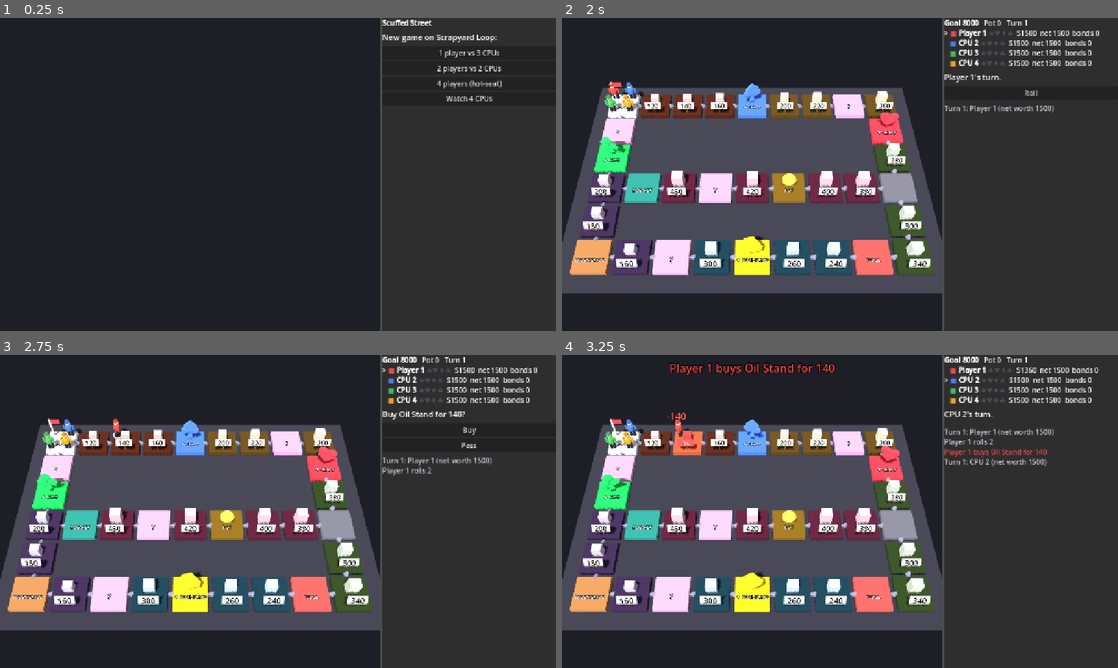
Above: before the commit, frames 1-4 (two rows, left to right).
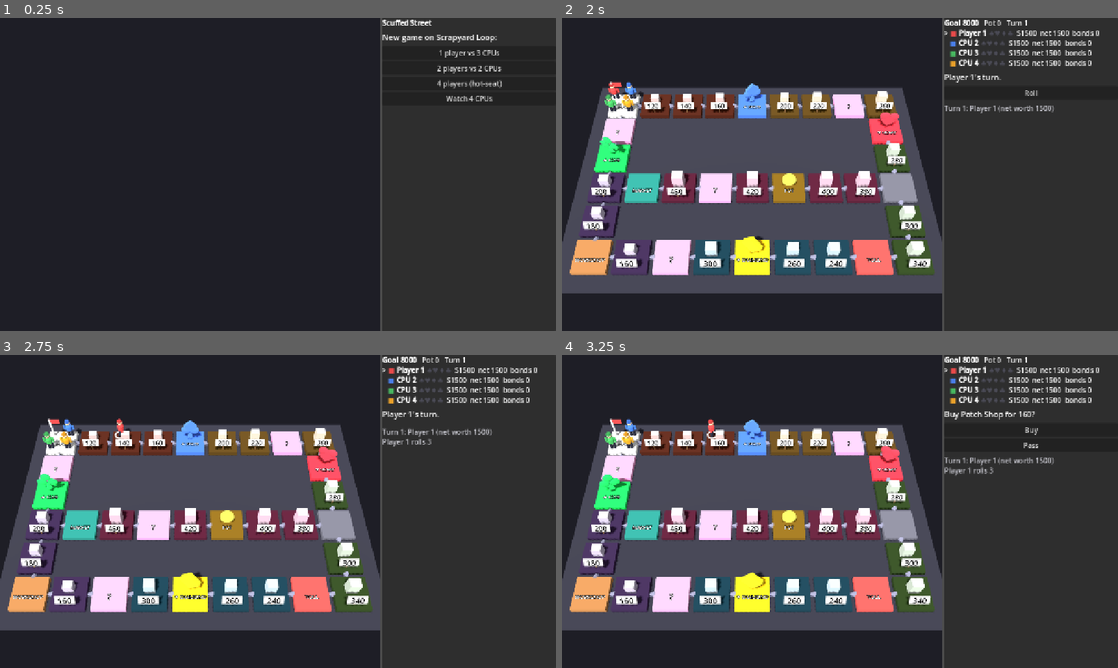
Above: after the commit, the same moments.

Repository: FuzzynessUK/ScuffedStreet
Game: Godot game, scene res://scenes/main.tscn
The game is run twice, just before and just after one commit, with the same random seed, the same clock (stepped at 60 frames per second) and the same inputs.
Inputs (mouse positions are in pixels of both pictures, inside the frame that each line leads up to):
- Up to frame 1 (0.25 s): no input
- Up to frame 2 (2 s): click "1 player vs 3 CPUs" at 0.5 s; click "Done" at 1.25 s
- Up to frame 3 (2.75 s): click "Roll" at 2 s
- Up to frame 4 (3.25 s): click (1029, 430) at 2.75 s, where only the run before the commit has a clickable "Buy"

Frames 1-2 are identical in both runs. In frame 3, 1.0% of the frame differs, in the area x 20-89%, y 17-39%; in frame 4, 2.6%, in the area x 12-97%, y 2-39%.

Commit message:
Scrap Heap: 8x8, cards coloured by taker, patch bonuses
The heap is an 8x8 grid holding every Wildcard at least once plus random
repeats. Taken cards stay face up in the taker's colour; taking a card next
to your own (up/down/left/right) pays 40 for each card in the patch after
the first. Free slots show the bonus they would pay; CPUs pick the slot that
grows their biggest patch.

Co-Authored-By: Claude Opus 5.5 <noreply@anthropic.com>

Diff:
--- a/scripts/core/cpu.gd
+++ b/scripts/core/cpu.gd
@@ -82,3 +82,17 @@
 	var count := mini(GameState.MAX_BOND_TRADE, (p.cash - res * 2) / price)
 	if count >= 1:
 		g.buy_bonds(p, best_block, count)
+
+
+## Scrap Heap slot: the one that makes its biggest patch (random among ties).
+static func pick_heap_slot(g: GameState, p: PlayerState) -> int:
+	var best: Array[int] = []
+	var best_size := 0
+	for s in g.heap_slots_left():
+		var size := g.patch_size(s, p.index)
+		if size > best_size:
+			best_size = size
+			best = [s]
+		elif size == best_size:
+			best.append(s)
+	return best[g.rng.randi() % best.size()]
--- a/scripts/core/game_state.gd
+++ b/scripts/core/game_state.gd
@@ -22,6 +22,9 @@
 const MAX_BOND_TRADE := 20
 const BIG_BOND_TRADE := 10
 const BOND_PRESSURE := 0.10
+const HEAP_COLS := 8
+const HEAP_ROWS := 8
+const PATCH_BONUS := 40  # per card in the patch beyond the first
 
 var board: Board
 var players: Array[PlayerState] = []
@@ -36,7 +39,8 @@
 var game_over := false
 var events: Array[Dictionary] = []
 var rng := RandomNumberGenerator.new()
-var heap: Array[int] = []  # Scrap Heap: a Wildcard id per slot, -1 once taken
+var heap: Array[int] = []        # Scrap Heap: the Wildcard id in each slot
+var heap_owner: Array[int] = []  # who took each slot, -1 while face down
 
 
 func setup(p_board: Board, names: Array, cpu: Array = [], seed := -1) -> void:
@@ -430,26 +434,41 @@
 
 
 # --- Scrap Heap -----------------------------------------------------------
+# A HEAP_COLS x HEAP_ROWS grid of face-down Wildcards: every card at least
+# once, the rest random repeats. A taken slot keeps its card and records who
+# took it; joining your own earlier cards (up/down/left/right) pays a patch
+# bonus. The heap reshuffles once every slot is taken.
 
 func _refill_heap() -> void:
-	heap.clear()
+	var deck: Array[int] = []
 	for i in Wildcards.CARDS.size():
-		heap.append(i)
-	for i in range(heap.size() - 1, 0, -1):
+		deck.append(i)
+	while deck.size() < HEAP_COLS * HEAP_ROWS:
+		deck.append(rng.randi_range(0, Wildcards.CARDS.size() - 1))
+	for i in range(deck.size() - 1, 0, -1):
 		var j := rng.randi_range(0, i)
-		var t := heap[i]
-		heap[i] = heap[j]
-		heap[j] = t
-
-
-## Takes the card in `slot`; the heap refills once every card has been taken.
+		var t := deck[i]
+		deck[i] = deck[j]
+		deck[j] = t
+	heap = deck
+	heap_owner.clear()
+	heap_owner.resize(deck.size())
+	heap_owner.fill(-1)
+
+
+## The current player takes the card in `slot`, earning any patch bonus.
 func take_from_heap(slot: int) -> int:
+	assert(heap_owner[slot] < 0, "slot already taken")
+	var p := current_player()
 	var id := heap[slot]
-	assert(id >= 0, "slot already taken")
-	heap[slot] = -1
-	_note("%s turns over card %d of the Scrap Heap" % [current_player().name, slot + 1],
-			"info", current)
-	if heap.all(func(c): return c < 0):
+	heap_owner[slot] = p.index
+	_note("%s turns over a card in the Scrap Heap" % p.name, "info", current)
+	var bonus := patch_bonus(patch_size(slot, p.index))
+	if bonus > 0:
+		p.cash += bonus
+		_note("%s's patch of %d cards pays %d" % [p.name, patch_size(slot, p.index), bonus],
+				"gain", p.index)
+	if heap_slots_left().is_empty():
 		_refill_heap()
 		_note("The Scrap Heap is reshuffled", "info")
 	return id
@@ -457,9 +476,42 @@
 
 func heap_slots_left() -> Array[int]:
 	var out: Array[int] = []
-	for i in heap.size():
-		if heap[i] >= 0:
+	for i in heap_owner.size():
+		if heap_owner[i] < 0:
 			out.append(i)
+	return out
+
+
+func patch_bonus(size: int) -> int:
+	return PATCH_BONUS * maxi(0, size - 1)
+
+
+## Size of the patch `slot` belongs to (or would join) for `owner`: the slot
+## plus every card of theirs connected to it up, down, left or right.
+func patch_size(slot: int, owner: int) -> int:
+	var seen := {slot: true}
+	var stack: Array[int] = [slot]
+	while not stack.is_empty():
+		var s: int = stack.pop_back()
+		for n in heap_neighbours(s):
+			if not seen.has(n) and heap_owner[n] == owner:
+				seen[n] = true
+				stack.append(n)
+	return seen.size()
+
+
+func heap_neighbours(slot: int) -> Array[int]:
+	var out: Array[int] = []
+	var x := slot % HEAP_COLS
+	var y := slot / HEAP_COLS
+	if x > 0:
+		out.append(slot - 1)
+	if x < HEAP_COLS - 1:
+		out.append(slot + 1)
+	if y > 0:
+		out.append(slot - HEAP_COLS)
+	if y < HEAP_ROWS - 1:
+		out.append(slot + HEAP_COLS)
 	return out
 
 
--- a/scripts/ui/main.gd
+++ b/scripts/ui/main.gd
@@ -10,7 +10,6 @@
 const STEP_DELAY := 0.32
 const CPU_DELAY := 0.6
 const BOND_LOT := 5  # bonds per market button press
-const HEAP_COLUMNS := 5
 const HEAP_BACK := Color("#f29bd0")  # card backs: the Wildcard space colour
 const MARKET_HEADERS := ["Block", "Price", "This round", "Block value", "Holders", "Yours", "Worth"]
 const SETUPS := [
@@ -38,6 +37,7 @@
 var heap_panel: Control
 var heap_title: Label
 var heap_reveal: Label
+var heap_hint: Label
 var heap_buttons: Array[Button] = []
 var market_panel: Control
 var market_title: Label
@@ -150,17 +150,20 @@
 	heap_title.horizontal_alignment = HORIZONTAL_ALIGNMENT_CENTER
 	heap_title.add_theme_font_size_override("font_size", 20)
 	col.add_child(heap_title)
+	heap_hint = Label.new()
+	heap_hint.horizontal_alignment = HORIZONTAL_ALIGNMENT_CENTER
+	heap_hint.add_theme_font_size_override("font_size", 13)
+	heap_hint.add_theme_color_override("font_color", Color("#c9a6bd"))
+	col.add_child(heap_hint)
 	var grid := GridContainer.new()
-	grid.columns = HEAP_COLUMNS
-	grid.add_theme_constant_override("h_separation", 8)
-	grid.add_theme_constant_override("v_separation", 8)
+	grid.columns = GameState.HEAP_COLS
+	grid.add_theme_constant_override("h_separation", 5)
+	grid.add_theme_constant_override("v_separation", 5)
 	col.add_child(grid)
-	for i in Wildcards.CARDS.size():
+	for i in GameState.HEAP_COLS * GameState.HEAP_ROWS:
 		var b := Button.new()
-		b.custom_minimum_size = Vector2(96, 72)
-		b.add_theme_font_size_override("font_size", 15)
-		for c in ["font_color", "font_hover_color", "font_pressed_color", "font_disabled_color"]:
-			b.add_theme_color_override(c, Color("#3a1030"))
+		b.custom_minimum_size = Vector2(84, 50)
+		b.add_theme_font_size_override("font_size", 13)
 		b.autowrap_mode = TextServer.AUTOWRAP_WORD_SMART
 		b.pressed.connect(func(): heap_picked.emit(i))
 		grid.add_child(b)
@@ -311,7 +314,7 @@
 	var id := game.take_from_heap(slot)
 	var c := Wildcards.card(id)
 	heap_buttons[slot].text = c.name
-	_style_card(heap_buttons[slot], "face")
+	_style_card(heap_buttons[slot], "face", BoardView.PLAYER_COLORS[p.index])
 	heap_reveal.text = "%s\n%s" % [c.name.to_upper(), c.text]
 	await _ask(p, "%s drew %s." % [p.name, c.name], [["OK", true]], true)
 	heap_panel.visible = false
@@ -332,22 +335,31 @@
 func _pick_from_heap(p: PlayerState) -> int:
 	heap_panel.visible = true
 	heap_title.text = "%s: pick a card from the Scrap Heap" % p.name
+	heap_hint.text = "Cards next to your own (up, down, left, right) pay %d for each card in the patch after the first." % GameState.PATCH_BONUS
 	heap_reveal.text = ""
 	for i in heap_buttons.size():
 		var b := heap_buttons[i]
-		var left := game.heap[i] >= 0
-		b.text = "?" if left else ""
-		b.disabled = not left or p.is_cpu
-		_style_card(b, "back" if left else "taken")
+		var owner := game.heap_owner[i]
+		b.disabled = owner >= 0 or p.is_cpu
+		b.tooltip_text = ""
+		if owner >= 0:
+			b.text = Wildcards.card(game.heap[i]).name
+			_style_card(b, "owned", BoardView.PLAYER_COLORS[owner])
+		else:
+			b.text = "?"
+			_style_card(b, "back")
+			var bonus := game.patch_bonus(game.patch_size(i, p.index))
+			if bonus > 0:
+				b.text = "?
++%d" % bonus
 	prompt_label.text = "Pick a card." if not p.is_cpu else "%s is picking a card..." % p.name
 	for c in buttons.get_children():
 		c.queue_free()
 	var slot: int
 	if p.is_cpu:
 		await _wait(CPU_DELAY)
-		var left := game.heap_slots_left()
-		slot = left[randi() % left.size()]
-		_style_card(heap_buttons[slot], "face")
+		slot = Cpu.pick_heap_slot(game, p)
+		_style_card(heap_buttons[slot], "face", BoardView.PLAYER_COLORS[p.index])
 		await _wait(CPU_DELAY)
 	else:
 		slot = await heap_picked
@@ -647,14 +659,17 @@
 	return KIND_COLORS.get(e.kind, KIND_COLORS.info)
 
 
-## Card looks: "back" (face down, pink), "face" (turned over, white), "taken" (gone).
-func _style_card(b: Button, look: String) -> void:
-	var fill: Color = {"back": HEAP_BACK, "face": Color("#fff8fc"), "taken": Color(1, 1, 1, 0.06)}[look]
+## Card looks: "back" (face down, pink), "face" (just turned over: white with
+## the taker's colour round it) and "owned" (taken earlier: the taker's colour).
+func _style_card(b: Button, look: String, player_color := HEAP_BACK) -> void:
+	var fill: Color = {"back": HEAP_BACK, "face": Color("#fff8fc"), "owned": player_color.darkened(0.15)}[look]
+	var text := Color.WHITE if look == "owned" else Color("#3a1030")
+	for c in ["font_color", "font_hover_color", "font_pressed_color", "font_disabled_color"]:
+		b.add_theme_color_override(c, text)
 	for state in ["normal", "hover", "pressed", "disabled", "focus"]:
 		var box := StyleBoxFlat.new()
 		box.bg_color = fill.lightened(0.15) if state == "hover" and look == "back" else fill
 		box.set_corner_radius_all(8)
-		if look != "taken":
-			box.set_border_width_all(2)
-			box.border_color = Color("#3a1030") if look == "back" else HEAP_BACK
+		box.set_border_width_all(2 if look != "face" else 4)
+		box.border_color = {"back": Color("#3a1030"), "face": player_color, "owned": player_color.darkened(0.5)}[look]
 		b.add_theme_stylebox_override(state, box)
--- a/tests/sim_cpu.gd
+++ b/tests/sim_cpu.gd
@@ -76,8 +76,7 @@
 			"market":
 				Cpu.trade(g, p)
 			"wildcard":
-				var left := g.heap_slots_left()
-				var id := g.take_from_heap(left[g.rng.randi() % left.size()])
+				var id := g.take_from_heap(Cpu.pick_heap_slot(g, p))
 				cards_drawn[id] += 1
 				var result := Wildcards.apply(g, p, id, Wildcards.cpu_pick(g, p, id))
 				if g.game_over:
--- a/tests/test_core.gd
+++ b/tests/test_core.gd
@@ -168,12 +168,35 @@
 	var g := new_game()
 	var p := g.players[0]
 	var q := g.players[1]
-	check(g.heap.size() == 20 and g.heap_slots_left().size() == 20, "heap starts full")
+	var slots := GameState.HEAP_COLS * GameState.HEAP_ROWS
+	check(g.heap.size() == slots and g.heap_slots_left().size() == slots, "heap starts full")
 	var seen := {}
-	for i in 20:
-		seen[g.take_from_heap(g.heap_slots_left()[0])] = true
-	check(seen.size() == 20, "heap holds every card once")
-	check(g.heap_slots_left().size() == 20, "heap refills when empty")
+	for id in g.heap:
+		seen[id] = true
+	check(seen.size() == Wildcards.CARDS.size(), "heap holds every card at least once")
+
+	# Patches: player 0 takes slot 0 then 1 (neighbours), then 9 (below 1).
+	var cash := p.cash
+	g.take_from_heap(0)
+	check(p.cash == cash, "a lone card pays nothing")
+	g.take_from_heap(1)
+	check(p.cash == cash + GameState.PATCH_BONUS, "patch of 2 pays one bonus")
+	g.take_from_heap(GameState.HEAP_COLS + 1)
+	check(p.cash == cash + GameState.PATCH_BONUS * 3, "patch of 3 pays two more")
+	check(g.heap_owner[1] == 0, "slot remembers its taker")
+	check(g.patch_size(GameState.HEAP_COLS + 2, 1) == 1, "another player's cards don't count")
+	g.current = 1
+	cash = q.cash
+	g.take_from_heap(2)
+	check(q.cash == cash, "touching a rival's patch pays nothing")
+	g.current = 0
+	while not g.heap_slots_left().is_empty() and g.heap_slots_left().size() < slots:
+		g.take_from_heap(g.heap_slots_left()[0])
+	check(g.heap_slots_left().size() == slots and g.heap_owner.all(func(o): return o < 0),
+			"heap refills and clears colours when empty")
+	p.cash = 1500
+	q.cash = 1500
+
 
 	g.buy_lot(q, 5)
 	Wildcards.apply(g, p, 5, 5)  # Power Cut
Not shown, changed: docs/DESIGN.md
